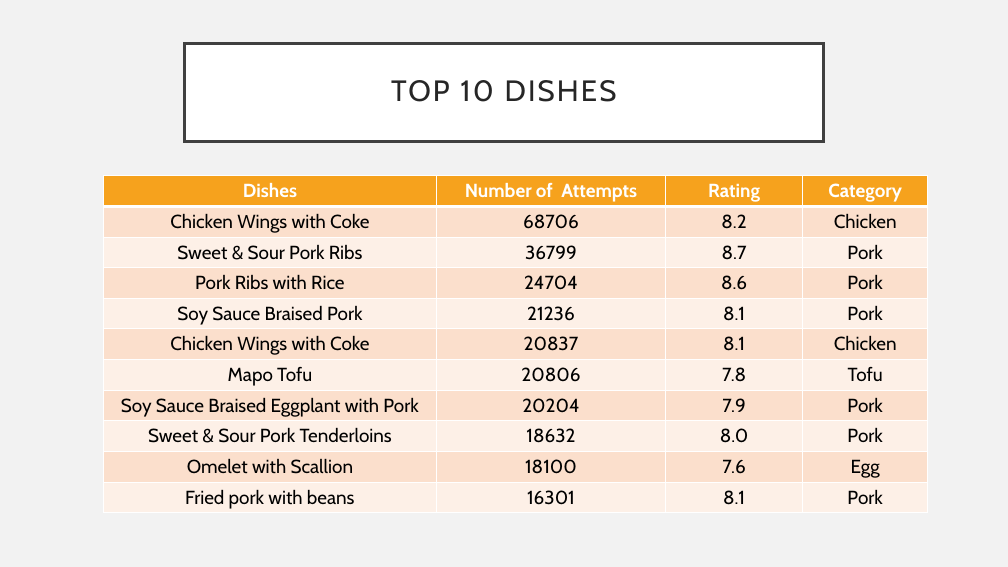
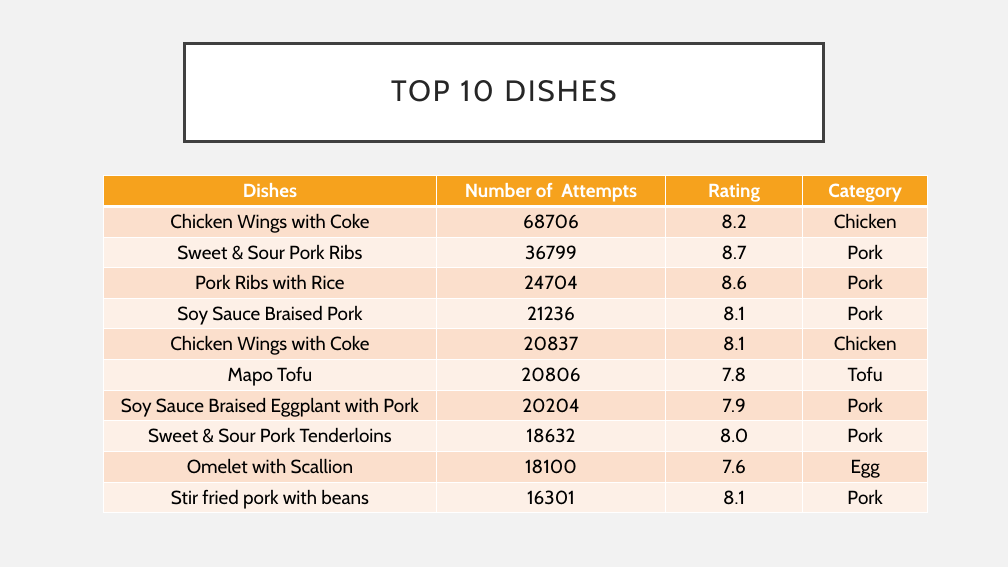
Before and after one commit to shimmer-croissant0707/web_scraping_project, a slide deck: slide 2 of xiachufang.pptx. Drawn at 1008x567 pixels with LibreOffice and Linux fonts; fonts in the diff are those of the drawing. Boxes give left, top, right and bottom in pixels: in the first picture for what was removed or moved away, otherwise in the second. Text is boxed around its words. In the diff, an @@ line names an element or a change of style, - is before the commit and + after.

```diff
--- a/xiachufang.pptx
+++ b/xiachufang.pptx
@@ table at <box>104,175,928,513</box> @@
-row 11, column 1: Fried pork with beans
+row 11, column 1: Stir fried pork with beans
```
Also in this commit, not shown: 4 other slides changed, 2 other files.
